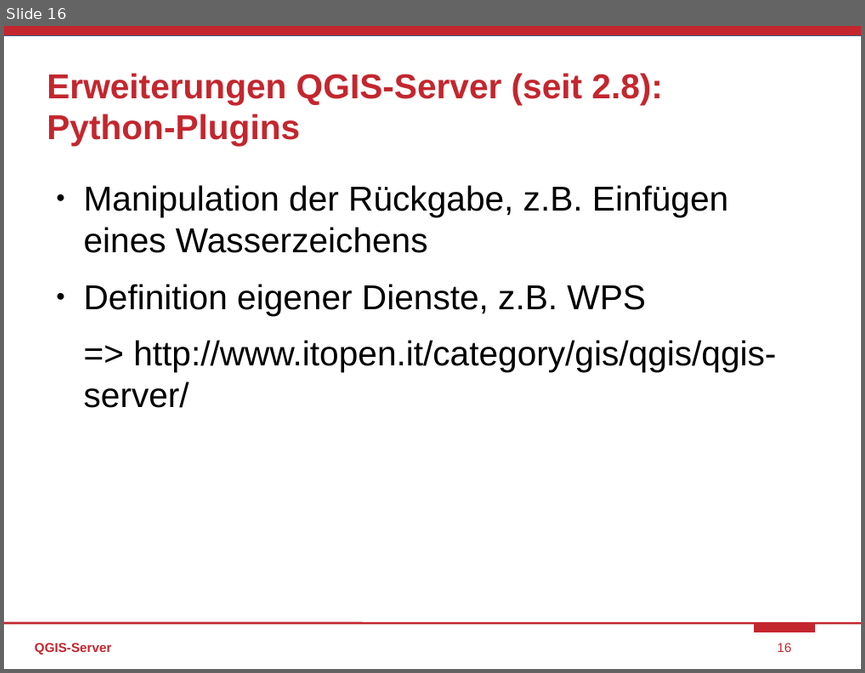
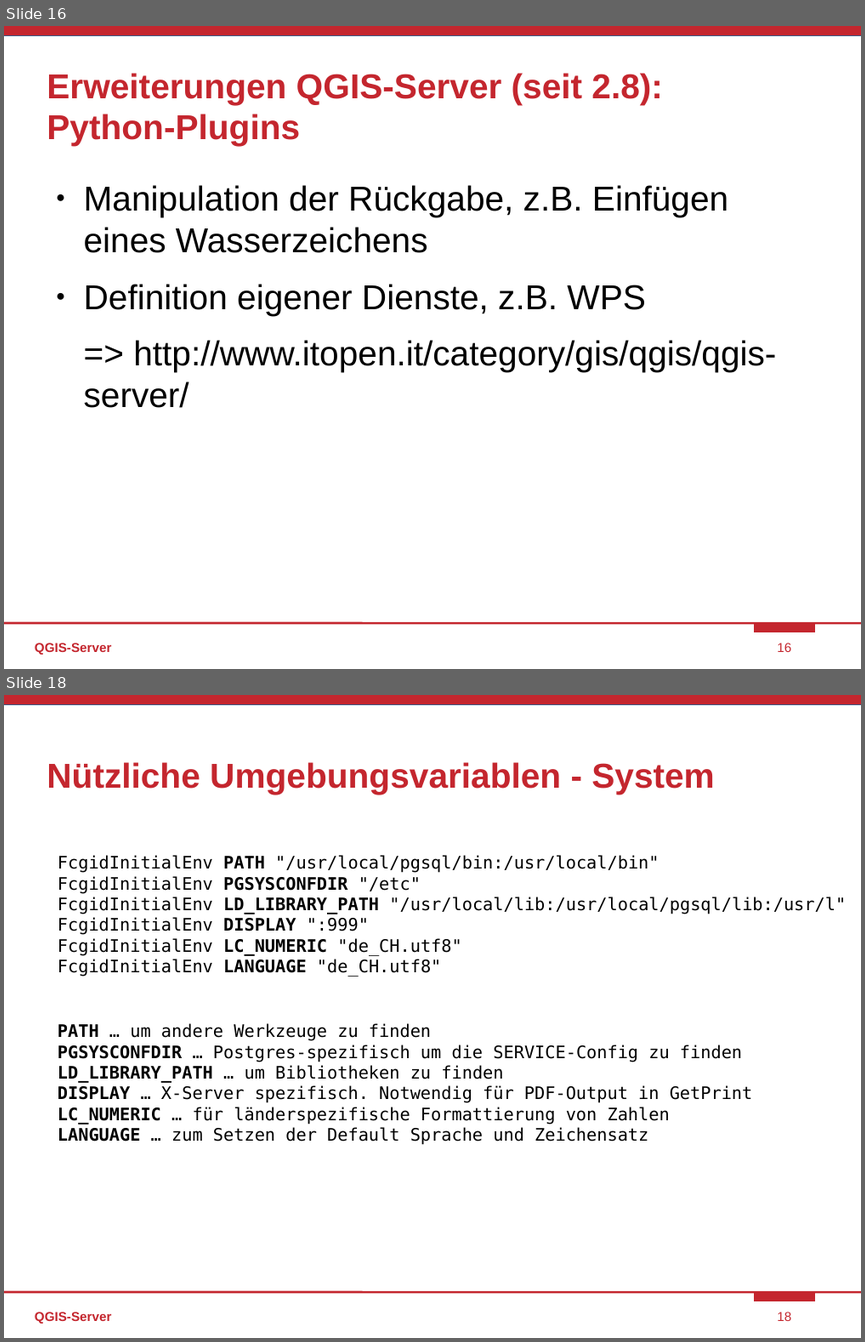
Before and after one commit to bstroebl/2015QGIS_ServerWS, a slide deck: 2015_FOSSGIS_WS_Server.odp. Shown one above the other, each under a label of ours: slide 16 before the commit, slides 16 and 18 after it; the slides between them are not shown. The pictures are 865x673 and 865x1342 pixels, drawn with LibreOffice and Linux fonts; fonts in the diff are those of the drawing. Boxes give left, top, right and bottom in pixels: in the first picture for what was removed or moved away, otherwise in the second. Text is boxed around its words. In the diff, an @@ line names an element or a change of style, - is before the commit and + after.

```diff
--- a/2015_FOSSGIS_WS_Server.odp
+++ b/2015_FOSSGIS_WS_Server.odp
@@ slide 18 added at [4,695,861,1338], background #FFFFFF; not listed: 4 template elements that a slide beside it also shows @@
@@ title added at [46,762,715,794], 32 pt, text #C4262E, bold @@
+Nützliche Umgebungsvariablen - System
@@ text added at [58,855,846,976], 16 pt, text #000000 @@
+FcgidInitialEnv PATH "/usr/local/pgsql/bin:/usr/local/bin"
+FcgidInitialEnv PGSYSCONFDIR "/etc"
+FcgidInitialEnv LD_LIBRARY_PATH "/usr/local/lib:/usr/local/pgsql/lib:/usr/l"
+FcgidInitialEnv DISPLAY ":999"
+FcgidInitialEnv LC_NUMERIC "de_CH.utf8"
+FcgidInitialEnv LANGUAGE "de_CH.utf8"
@@ text added at [58,1023,753,1145], 16 pt, text #000000 @@
+PATH … um andere Werkzeuge zu finden
+PGSYSCONFDIR … Postgres-spezifisch um die SERVICE-Config zu finden
+LD_LIBRARY_PATH … um Bibliotheken zu finden
+DISPLAY … X-Server spezifisch. Notwendig für PDF-Output in GetPrint
+LC_NUMERIC … für länderspezifische Formattierung von Zahlen
+LANGUAGE … zum Setzen der Default Sprache und Zeichensatz
@@ text added at [35,1311,111,1323], 12 pt, text #C4262E, bold @@
+QGIS-Server
@@ page number added at [777,1311,791,1321], 12 pt, text #C4262E @@
+18
```
Also in this commit, not shown: 4 other slides added, 2 other files.
